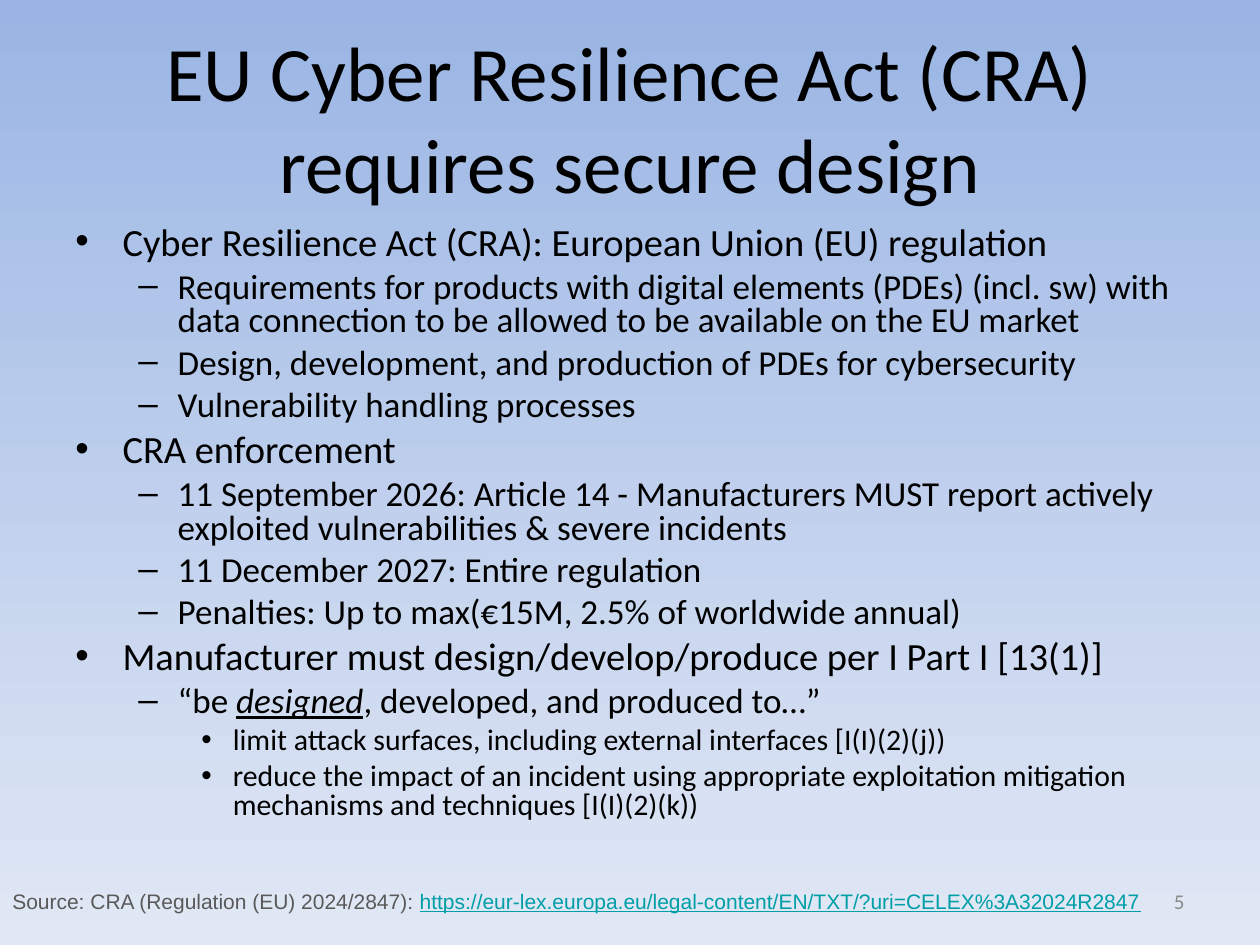
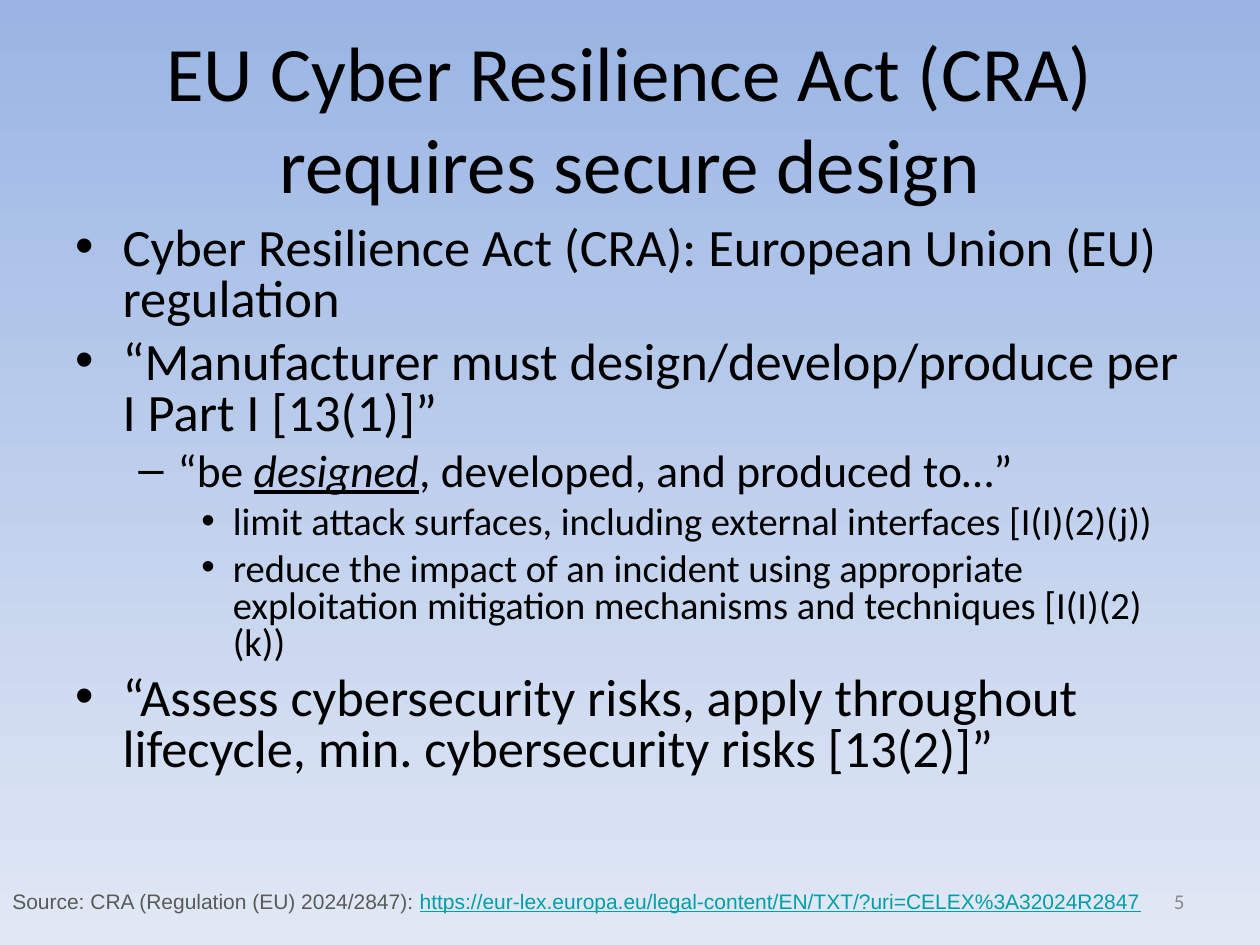
Before and after one commit to david-a-wheeler/david-a-wheeler.github.io, a slide deck: slide 5 of secure-class/presentations/Secure-Software-4-Design.ppt. Drawn at 1260x945 pixels with LibreOffice and Linux fonts; fonts in the diff are those of the drawing. Boxes give left, top, right and bottom in pixels: in the first picture for what was removed or moved away, otherwise in the second. Text is boxed around its words. In the diff, an @@ line names an element or a change of style, - is before the commit and + after.

Commit message:
Tweak slides

```diff
--- a/secure-class/presentations/Secure-Software-4-Design.ppt
+++ b/secure-class/presentations/Secure-Software-4-Design.ppt
@@ text at box(123, 228, 1156, 661): size 22 to 30 pt in "Cyber Resilience Act (CRA): European Union (EU) ..."; size 20 to 26 pt in "“be designed, developed, and produced to…”"; size 17 to 22 pt in "limit attack surfaces, including external interfaces [I(I)(2 ...", "reduce the impact of an incident using ..."; more space between paragraphs @@
@@ text at box(123, 342, 1178, 438): text changed; size 20 to 30 pt @@
-  – Requirements for products with digital elements (PDEs) (incl. sw) with data connection to be allowed to be available on the EU market
-  – Design, development, and production of PDEs for cybersecurity
-  – Vulnerability handling processes
-• CRA enforcement
-  – 11 September 2026: Article 14 - Manufacturers MUST report actively exploited vulnerabilities & severe incidents
-  – 11 December 2027: Entire regulation
-  – Penalties: Up to max(€15M, 2.5% of worldwide annual)
-• Manufacturer must design/develop/produce per I Part I [13(1)]
+• “Manufacturer must design/develop/produce per I Part I [13(1)]”
@@ text at box(123, 678, 1078, 776): paragraph added @@
+• “Assess cybersecurity risks, apply throughout lifecycle, min. cybersecurity risks [13(2)]”
```
Also in this commit, not shown: 1 other slide changed, 2 other files.
